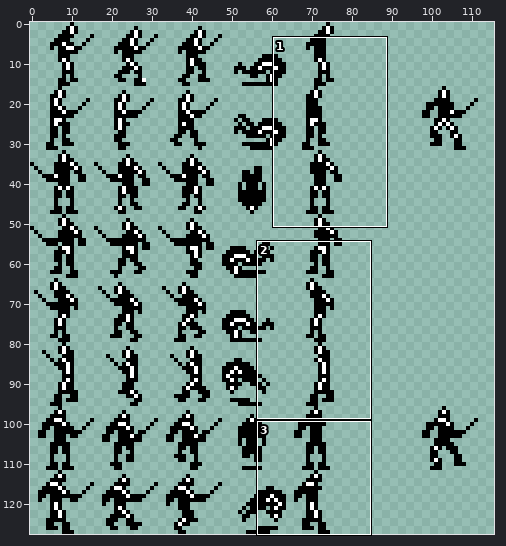
Sprite sheet -- Assets/Sprites/Guy.png. The picture above shows the old version from afar; the outline marks the close-up.
Close-up. Old version:
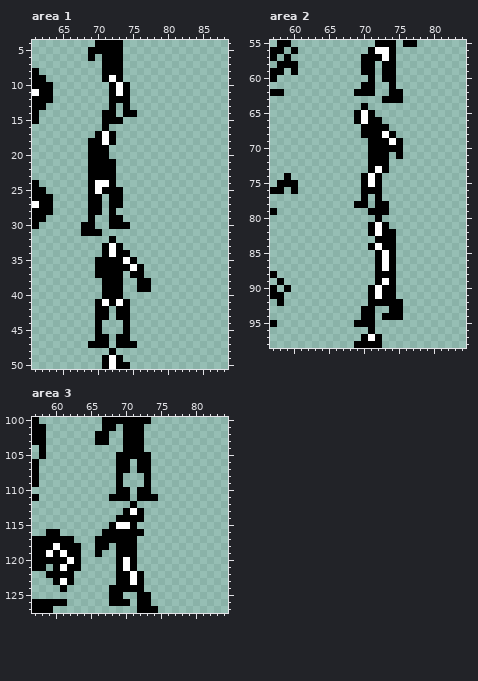
The file is 128x128 pixels. Shown: area 1: x 61..88, y 4..50; area 2: x 57..84, y 55..98; area 3: x 57..84, y 100..127. The wide view leaves out empty margins.
Once edited:
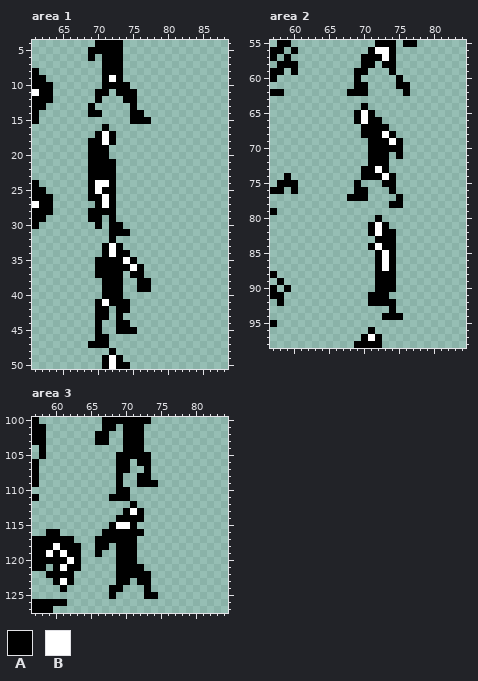
Palette (. is transparent): A #000000  B #ffffff
Changes in this commit:
Changed rows in their new state; - is an unchanged pixel.
Area 1:
first column x 69:
10 --A-A----
11 -AA.A-A--
12 -A-..-A--
13 A--.-.A--
14 AA..-.-A-
15 --...-AAA
first column x 68:
25 -----.-
26 ---B-.-
27 -.-B-.-
28 ---A---
29 --A--.-
30 ..A---.
31 ...-AAA
first column x 73:
41 A--
43 -.-
44 A--
45 A-A
46 ..-
47 ...
Area 2:
first column x 68:
59 -A-.-.---
60 -A-.-..A-
61 -A-.--.AA
62 A--.--..A
63 -----...-
first column x 68:
73 --A-----
74 ---A-BA-
75 -A...AA-
76 -A-..-A-
77 AA--.--A
78 -..-..AA
79 ---...--
first column x 69:
89 ----A--
90 --.A---
91 ---A-.-
92 ------.
93 -..---.
94 -..----
95 ...----
Area 3:
first column x 72:
107 .--
108 A--
109 A-A
110 ..-
111 ...
first column x 68:
120 --A----
121 --A-A--
122 ---A-A-
123 ---.-A-
124 --...A-
125 -.--.-A
126 ...-..-
127 ----...
Changed places in both close-ups, as pixel boxes (x1, y1, x2, y2):
changed: (88, 82, 151, 124)
changed: (81, 187, 130, 236)
changed: (116, 299, 137, 348)
changed: (347, 68, 410, 103)
changed: (347, 166, 403, 215)
changed: (354, 278, 403, 327)
changed: (137, 466, 158, 501)
changed: (109, 557, 158, 613)
